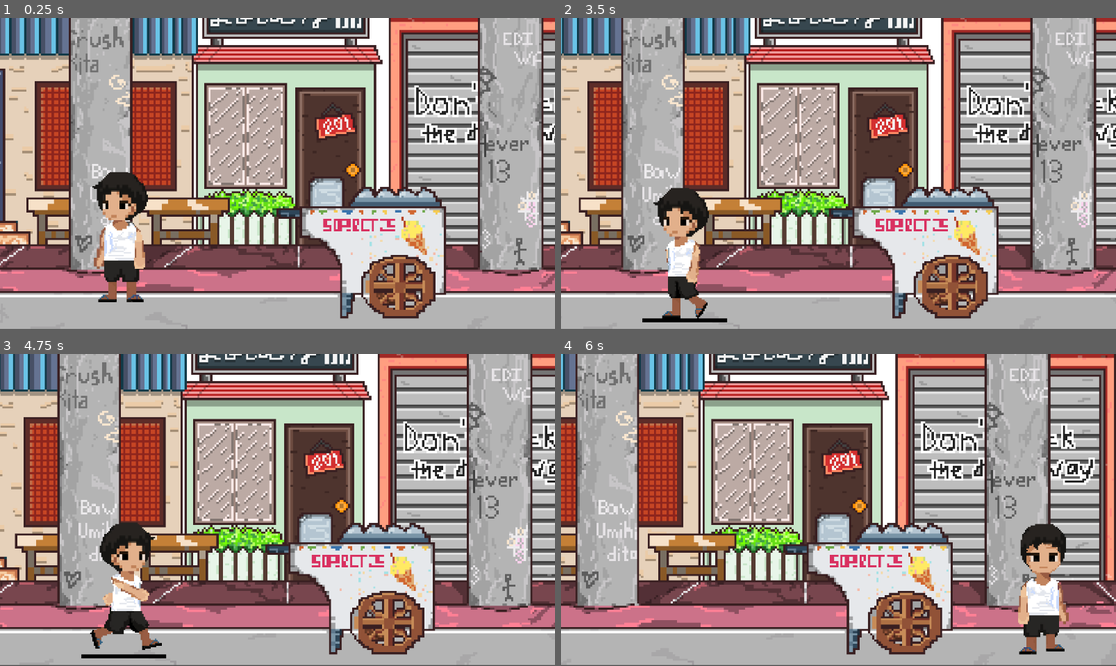
Above: before the commit, frames 1-4 (two rows, left to right).
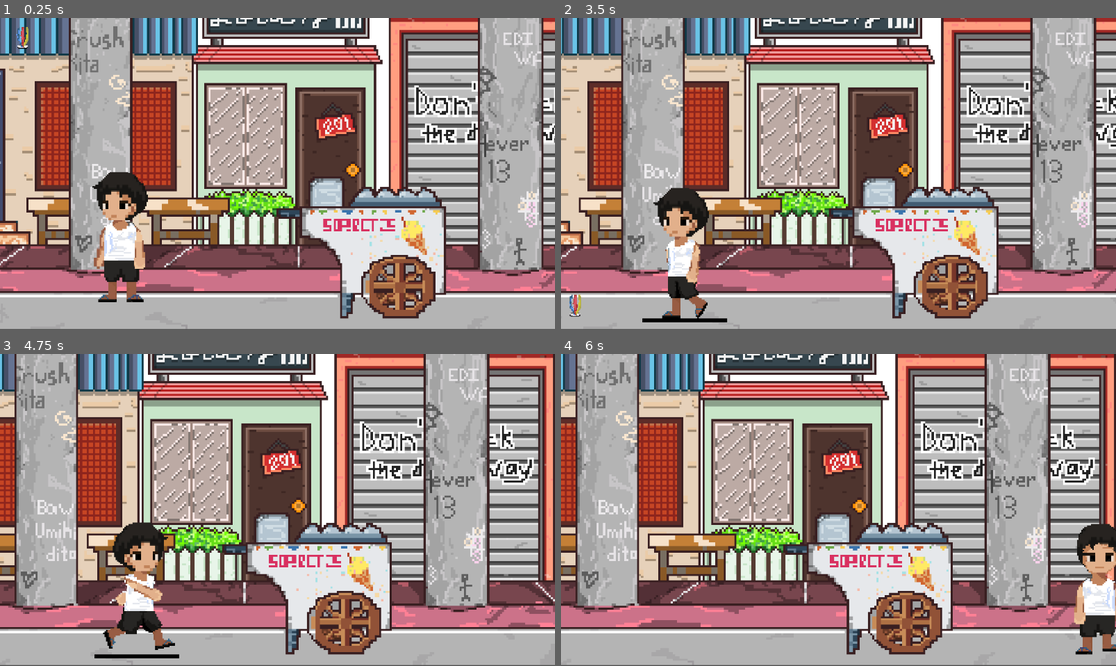
Above: after the commit, the same moments.

Repository: jehya/SipAI
Game: Godot game, scene res://scenes/game.tscn
The game is run twice, just before and just after one commit, with the same random seed, the same clock (stepped at 60 frames per second) and the same inputs.
Inputs:
- Up to frame 1 (0.25 s): no input
- Up to frame 2 (3.5 s): hold D (move_right) 0.53-2.03 s; tap Space (dribble) every 0.75 s from 0.6 to 2.85 s; hold Left (move_left) from 2.03 s (still down)
- Up to frame 3 (4.75 s): tap Space (dribble) at 3.6, 4.35 s; release Left (move_left) at 4.28 s; hold D (move_right) from 4.28 s (still down)
- Up to frame 4 (6 s): keep holding D (move_right); tap Space (dribble) at 5.1, 5.85 s

The runs differ from the first frame. In frame 1, 0.1% of the frame differs, in the area x 2-6%, y 2-11%; in frame 2, 0.1%; in frame 3, 64%, in the area x 0-100%, y 0-100%; in frame 4, 5.2%.

Commit message:
added sipa to the scene

Diff:
--- a/scenes/game.tscn
+++ b/scenes/game.tscn
@@ -1,7 +1,8 @@
-[gd_scene load_steps=8 format=3 uid="uid://b1mygb0vqyh2a"]
+[gd_scene load_steps=9 format=3 uid="uid://b1mygb0vqyh2a"]
 
 [ext_resource type="PackedScene" uid="uid://c7hs8oh4x4uxb" path="res://scenes/player.tscn" id="1_uwrxv"]
 [ext_resource type="Texture2D" uid="uid://daw8a8sjcvy1h" path="res://assets/bg_game.png" id="1_yqjtg"]
+[ext_resource type="PackedScene" uid="uid://cweq2e8cmrddl" path="res://scenes/sipa.tscn" id="3_lnu2h"]
 
 [sub_resource type="TileSetAtlasSource" id="TileSetAtlasSource_lnu2h"]
 texture = ExtResource("1_yqjtg")
@@ -491,6 +492,9 @@
 limit_right = 577
 limit_bottom = 120
 
+[node name="Sipa" parent="." instance=ExtResource("3_lnu2h")]
+position = Vector2(26, -171)
+
 [node name="Boundaries" type="Node" parent="."]
 
 [node name="horizontal" type="StaticBody2D" parent="Boundaries"]
--- a/scenes/player.tscn
+++ b/scenes/player.tscn
@@ -112,7 +112,7 @@
 sprite_frames = SubResource("SpriteFrames_tuyoq")
 animation = &"kick"
 autoplay = "idle"
-frame_progress = 0.35742
+frame_progress = 0.978
 
 [node name="CollisionShape2D" type="CollisionShape2D" parent="."]
 position = Vector2(-14.25, -14.5)
--- /dev/null
+++ b/scenes/sipa.tscn
@@ -0,0 +1,30 @@
+[gd_scene load_steps=4 format=3 uid="uid://cweq2e8cmrddl"]
+
+[ext_resource type="Texture2D" uid="uid://bv14s5yxjjkn8" path="res://assets/SIPA OBJECT.png" id="1_misjo"]
+
+[sub_resource type="SpriteFrames" id="SpriteFrames_jsgah"]
+animations = [{
+"frames": [{
+"duration": 1.0,
+"texture": ExtResource("1_misjo")
+}],
+"loop": true,
+"name": &"pitsa",
+"speed": 5.0
+}]
+
+[sub_resource type="CapsuleShape2D" id="CapsuleShape2D_deck0"]
+radius = 5.0
+height = 20.0
+
+[node name="Sipa" type="RigidBody2D"]
+
+[node name="AnimatedSprite2D" type="AnimatedSprite2D" parent="."]
+position = Vector2(-2.125, -13.5)
+scale = Vector2(0.272222, 0.233333)
+sprite_frames = SubResource("SpriteFrames_jsgah")
+animation = &"pitsa"
+
+[node name="CollisionShape2D" type="CollisionShape2D" parent="."]
+position = Vector2(-2, -13)
+shape = SubResource("CapsuleShape2D_deck0")
